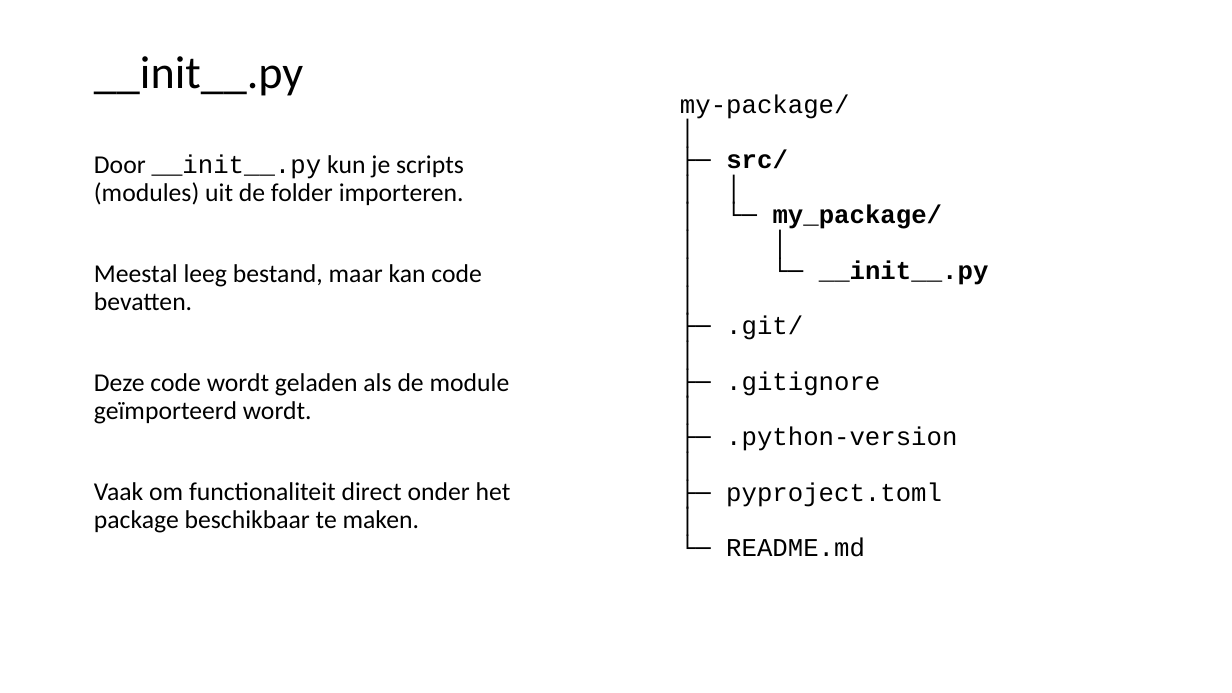
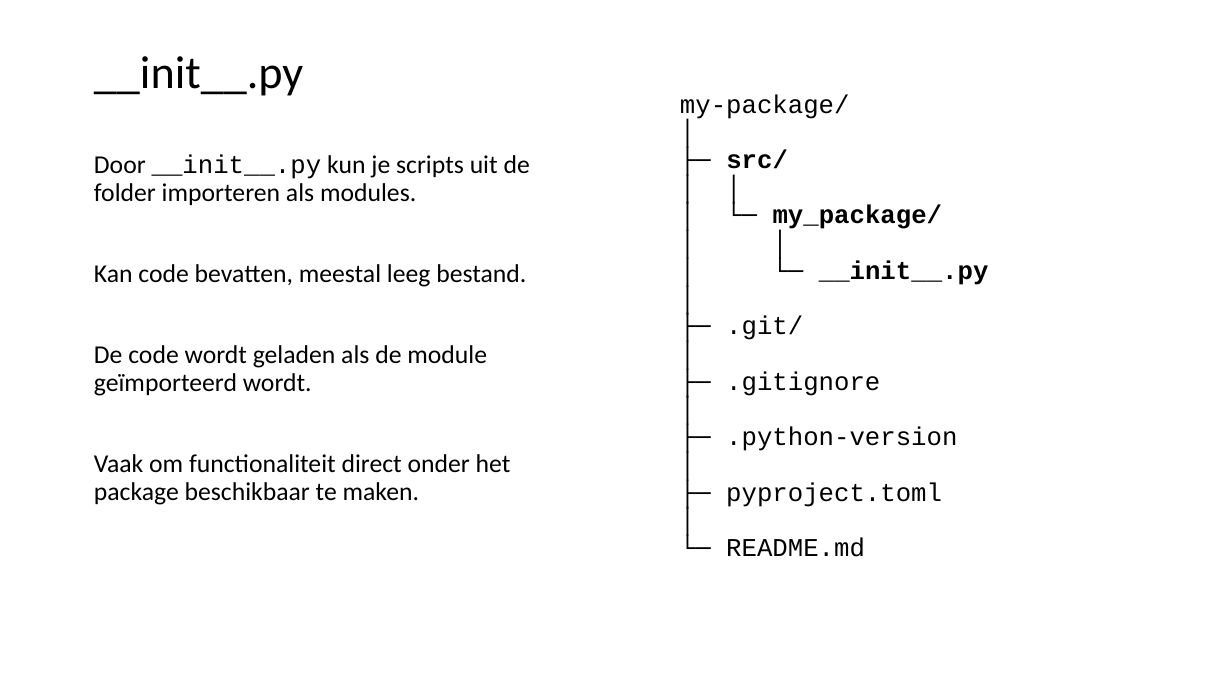
Before and after one commit to LFKoning/knowledge-sharing, a slide deck: slide 34 of python_course_4p/1_venv_package/1_venv_package.pptx (slide 33 before the commit). Drawn at 1232x693 pixels with LibreOffice and Linux fonts; fonts in the diff are those of the drawing. Boxes give left, top, right and bottom in pixels: in the first picture for what was removed or moved away, otherwise in the second. Text is boxed around its words. In the diff, an @@ line names an element or a change of style, - is before the commit and + after.

```diff
--- a/python_course_4p/1_venv_package/1_venv_package.pptx
+++ b/python_course_4p/1_venv_package/1_venv_package.pptx
@@ text at bbox=[94, 155, 530, 396]: text changed @@
-Door __init__.py kun je scripts (modules) uit de folder importeren.
-Meestal leeg bestand, maar kan code bevatten.
-Deze code wordt geladen als de module geïmporteerd wordt.
+Door __init__.py kun je scripts uit de folder importeren als modules.
+Kan code bevatten, meestal leeg bestand.
+De code wordt geladen als de module geïmporteerd wordt.
```
Also in this commit, not shown: 25 other slides changed, 1 slide added, 6 other files.
